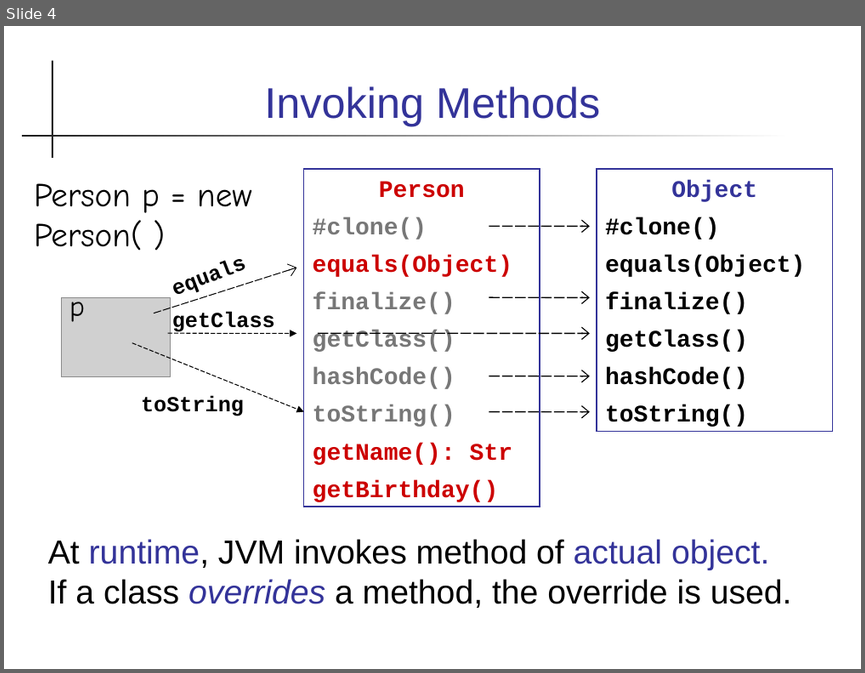
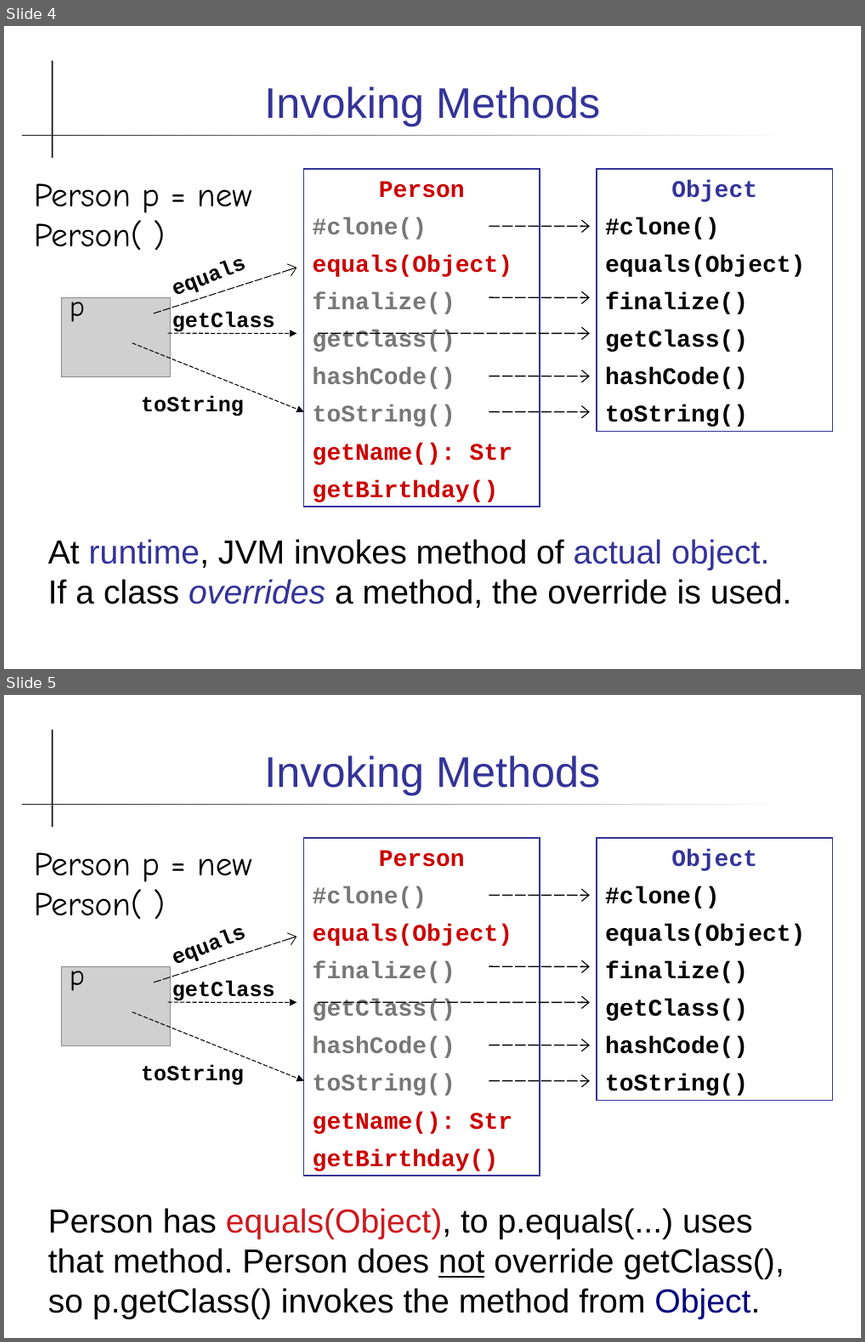
Before and after one commit to skeoop/skeoop.github.io, a slide deck: oop/Reference-as-Remote-Control.ppt. Shown one above the other, each under a label of ours: slide 4 before the commit, slides 4 and 5 after it. The pictures are 865x673 and 865x1342 pixels, drawn with LibreOffice and Linux fonts; fonts in the diff are those of the drawing; grey boxes stand for pictures. Boxes give left, top, right and bottom in pixels: in the first picture for what was removed or moved away, otherwise in the second. Text is boxed around its words. In the diff, an @@ line names an element or a change of style, - is before the commit and + after.

```diff
--- a/oop/Reference-as-Remote-Control.ppt
+++ b/oop/Reference-as-Remote-Control.ppt
@@ slide 5 added at <box>4,695,861,1338</box>, background #FFFFFF; not listed: 2 template elements that a slide beside it also shows @@
@@ title added at <box>264,755,600,795</box>, 36 pt, text #333399 @@
+Invoking Methods
@@ rectangle added at <box>304,838,540,1175</box>, fill #FFFFFF, outline #333399 0.99 pt, 20 pt, text #777777, bold @@
+Person
+#clone()
+equals(Object)
+finalize()
+getClass()
+hashCode()
+toString()
+getName(): Str
+getBirthday()
@@ rectangle added at <box>597,838,833,1100</box>, fill #FFFFFF, outline #333399 0.99 pt, 20 pt, text #000000, bold @@
+Object
+#clone()
+equals(Object)
+finalize()
+getClass()
+hashCode()
+toString()
@@ text added at <box>34,852,252,919</box>, 28 pt, text #000000 @@
+Person p = new Person( )
@@ text added at <box>158,893,303,976</box>, 18 pt, text #000000, bold @@
+equals
@@ arrow added from (490, 895) to (589, 896), #000000 0.99 pt @@
@@ arrow added from (154, 982) to (297, 936), #000000 0.74 pt @@
@@ picture added at <box>62,967,171,1046</box> @@
@@ text added at <box>69,960,85,991</box>, 24 pt, text #000000 @@
+p
@@ arrow added from (490, 967) to (589, 967), #000000 0.99 pt @@
@@ text added at <box>172,980,275,1003</box>, 18 pt, text #000000, bold @@
+getClass
@@ arrow added from (132, 1012) to (304, 1081), #000000 0.74 pt @@
@@ arrow added from (169, 1002) to (297, 1003), #000000 0.74 pt @@
@@ arrow added from (318, 1002) to (589, 1003), #000000 0.99 pt @@
@@ arrow added from (490, 1044) to (589, 1045), #000000 0.99 pt @@
@@ text added at <box>141,1065,244,1085</box>, 18 pt, text #000000, bold @@
+toString
@@ arrow added from (490, 1081) to (589, 1081), #000000 0.99 pt @@
@@ text added at <box>48,1208,784,1319</box>, 28 pt, text #000000 @@
+Person has equals(Object), to p.equals(...) uses that method. Person does not override getClass(), so p.getClass() invokes the method from Object.
```
Also in this commit, not shown: 6 slides changed, 3 other slides added, 2 slides removed, 2 other files.
